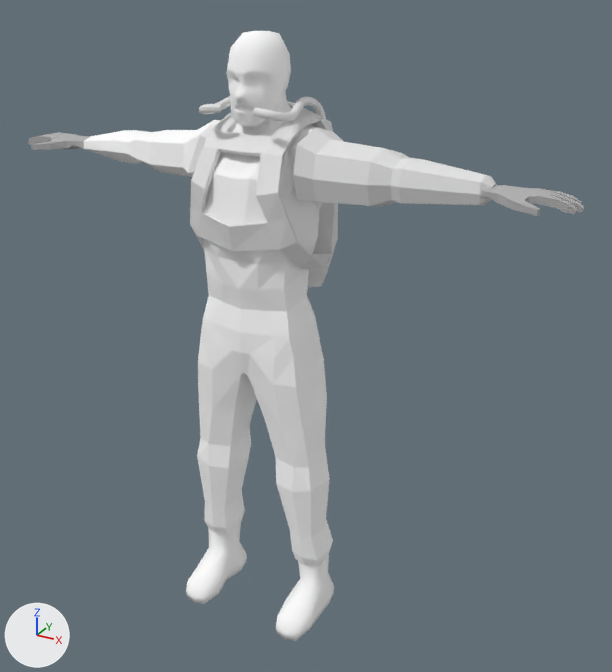
Before and after pictures for a commit that changed the Blender file trunk/media/models/characters/yagor/yagor.blend.
Camera for both pictures: a 50 mm camera at (2.8, -4.45, 4.43) aimed at (0.21, 0.26, 2.08). Every picture has the same lights, and +X, +Y and +Z are marked at lower left.
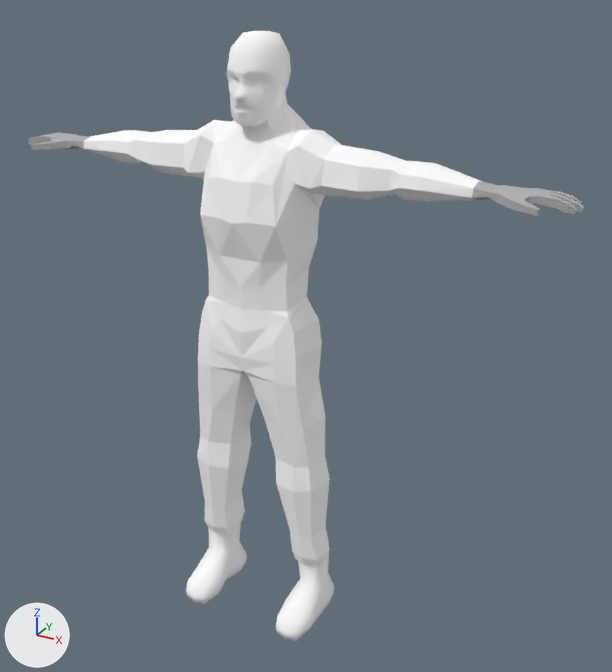
The change in detail:
me_plane_001 is used by ob_body; location (0.002, -0.056, 1.858).
me_plane_001 had 530 vertices, 536 faces and spanned x -1.97..1.97, y -0.26..0.41, z -1.41..1.91.
me_plane_001 now has 521 vertices, 526 faces and spans x -1.97..1.97, y -0.24..0.37, z -1.41..1.88.
Part 1, on me_plane_001:
43 vertices are removed from x -0.49..0.49, y -0.19..0.32, z -1.41..1.91.
84 faces are deleted.
6 vertices in x -0.48..-0.16, y -0.12..0.22, z -0.57..-0.54 move by (0.0, 0.0, 0.02).
4 vertices in x -0.3..0.3, y -0.2..-0.12, z 0.89..0.9 move by (0.0, 0.03, 0.0).
4 vertices in x -0.23..0.23, y -0.2..-0.16, z 1.4..1.42 move by (0.0, 0.02, -0.03).
4 vertices in x -0.11..0.11, y -0.02..0.01, z 1.78..1.82 move by (0.0, 0.01, -0.08).
3 vertices in x -0.13..0.13, y 0.33, z 1.06 move by (0.0, -0.04, -0.04).
3 vertices in x -0.11..0.11, y 0.38..0.4, z 1.25..1.29 move by (0.0, -0.04, 0.0).
50 vertices move from x -0.43..0.43, y -0.26..0.41, z 0.07..1.91 to x -0.41..0.41, y -0.24..0.37, z 0.03..1.87.
35 vertices are added at x -0.44..0.44, y -0.19..0.35, z -1.41..1.88.
60 new faces join them, mat_material (its picture is missing).
14 new faces join them, mat_material_005 (its picture is missing).
Object 'Cube.004' (ob_cube_004) is now hidden.
Object 'Cube.003' (ob_cube_003) is now hidden.
Object 'Cube.001' (ob_cube_001) is now hidden.
Object 'Cube' (ob_cube) is now hidden.

Changed parts and their boxes (x1, y1, x2, y2) in the pictures (612 x 672 px; the box of a moved part takes in the faces that stretch with it):
'Cube.004', hidden: before (293, 127, 497, 207)
'Cube.001', hidden: before (190, 108, 332, 269)
'Cube', hidden: before (287, 101, 338, 288)
'Cube.003', hidden: before (199, 96, 326, 122)
part 1 of me_plane_001, moved or reshaped: before (197, 90, 333, 555); after (197, 90, 329, 545)
